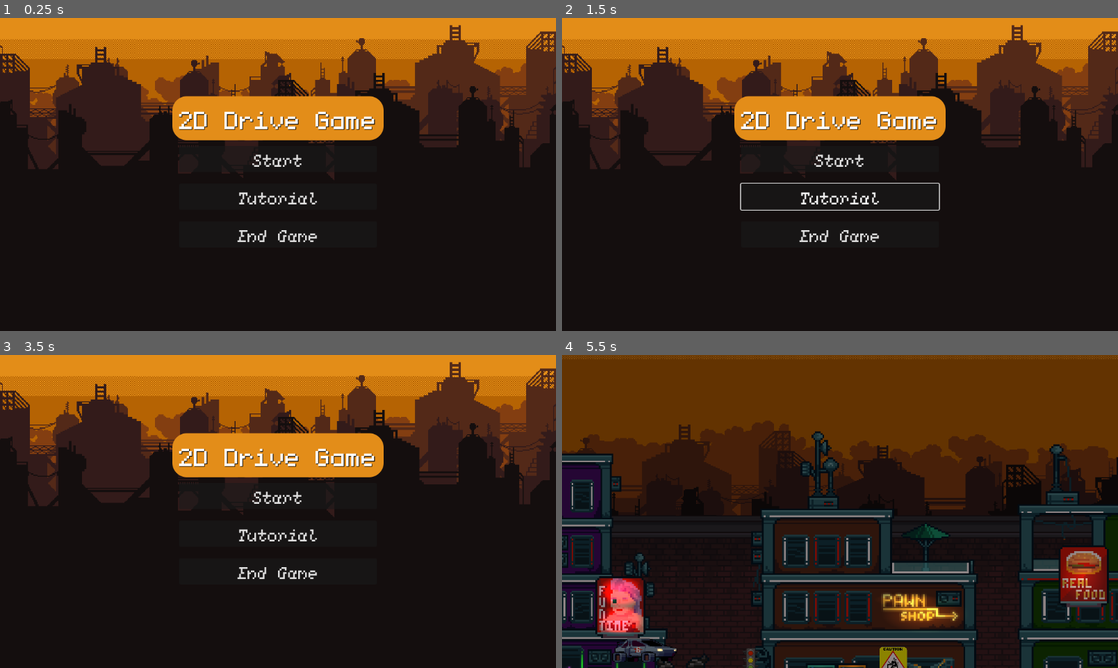
Above: before the commit, frames 1-4 (two rows, left to right).
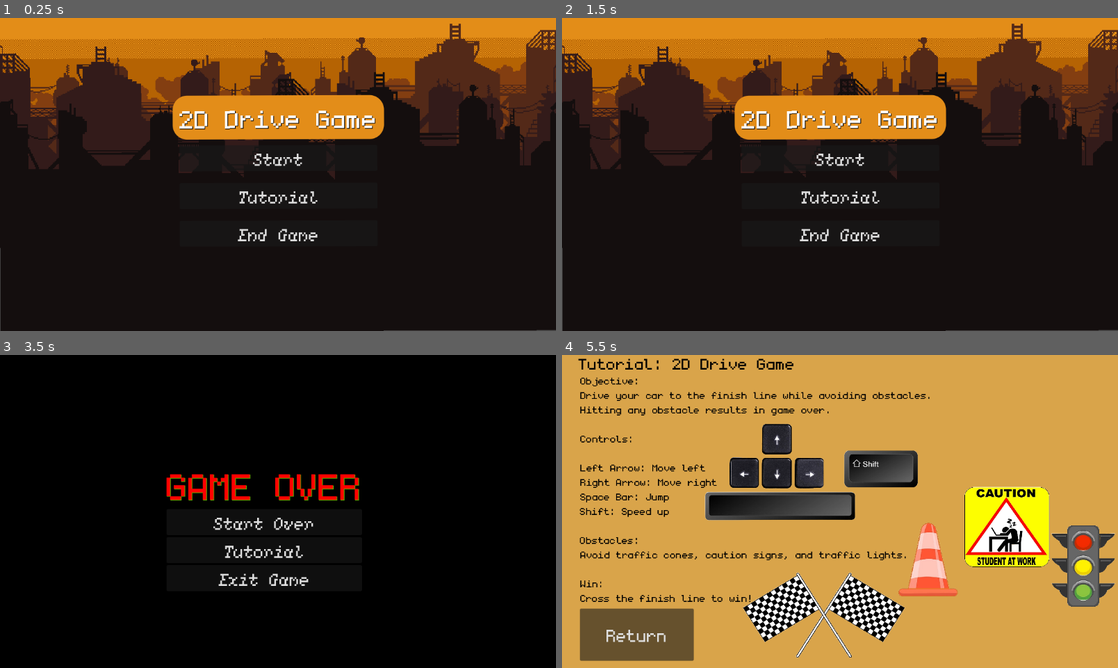
Above: after the commit, the same moments.

Repository: alyssavixp/VideoGameDesignRepoLab3
Game: Godot game, scene res://main_menu/mainmenu.tscn
Two runs of this game, one before a commit and one after it. Both use one fixed random seed, a clock stepped at 60 frames per second and the inputs below.
Inputs (mouse positions are in pixels of both pictures, inside the frame that each line leads up to):
- Up to frame 1 (0.25 s): no input
- Up to frame 2 (1.5 s): click "Tutorial" at 0.5 s; click (634, 296) at 1.25 s, where only the run after the commit has a clickable "Return"
- Up to frame 3 (3.5 s): click "Start" at 2 s; tap Enter (ui_accept) at 2.75, 3.02 s; hold Right (ui_right) from 2.78 s (still down); hold Shift (shift) from 2.78 s (still down)
- Up to frame 4 (5.5 s): release Right (ui_right) at 3.5 s; release Shift (shift) at 3.5 s; click "Tutorial" at 3.5 s; click (840, 495) at 4.25 s, where only the run before the commit has a clickable "Start"; tap Enter (ui_accept) at 5, 5.27 s; hold Right (ui_right) from 5.03 s (still down); tap Shift (shift) at 5.1 s

The runs differ from the first frame. In frame 1, 5.9% of the frame differs, in the area x 0-100%, y 1-100%; in frame 2, 6.2%; in frame 3, 40%; in frame 4, 98%, in the area x 0-100%, y 0-100%.

Commit message:
Add tutorial and game over scene with button functionality

Diff:
--- a/lab3/cautionstudentatworksignobstacle.gd
+++ b/lab3/cautionstudentatworksignobstacle.gd
@@ -13,4 +13,4 @@
 
 func _on_area_2d_body_entered(body: Node2D) -> void:
 	if body.is_in_group("player"):
-		get_tree().change_scene_to_file("res://main_menu/mainmenu.tscn")
+		get_tree().change_scene_to_file("res://gameoverscene.tscn")
--- a/lab3/gameoverscene.gd
+++ b/lab3/gameoverscene.gd
@@ -7,7 +7,7 @@
 
 
 func _on_tutorial_pressed() -> void:
-	pass # Replace with function body.
+	get_tree().change_scene_to_file("res://tutorialscene.tscn")
 
 
 
--- a/lab3/main_menu/mainmenu.gd
+++ b/lab3/main_menu/mainmenu.gd
@@ -16,7 +16,7 @@
 
 
 func _on_tutorial_pressed() -> void:
-	pass # Replace with function body.
+	get_tree().change_scene_to_file("res://tutorialscene.tscn")
 
 
 func _on_exit_pressed() -> void:
--- a/lab3/main_menu/mainmenu.tscn
+++ b/lab3/main_menu/mainmenu.tscn
@@ -26,6 +26,7 @@
 anchor_bottom = 1.0
 grow_horizontal = 2
 grow_vertical = 2
+rotation = -0.00315083
 script = ExtResource("1_fhum4")
 
 [node name="Background" type="TextureRect" parent="."]
--- a/lab3/obstacle.gd
+++ b/lab3/obstacle.gd
@@ -13,4 +13,4 @@
 
 func _on_area_2d_body_entered(body: Node2D) -> void:
 	if body.is_in_group("player"):
-		get_tree().change_scene_to_file("res://main_menu/mainmenu.tscn")
+		get_tree().change_scene_to_file("res://gameoverscene.tscn")
--- a/lab3/trafficlightobstacle.gd
+++ b/lab3/trafficlightobstacle.gd
@@ -13,4 +13,4 @@
 
 func _on_area_2d_body_entered(body: Node2D) -> void:
 	if body.is_in_group("player"):
-		get_tree().change_scene_to_file("res://main_menu/mainmenu.tscn")
+		get_tree().change_scene_to_file("res://gameoverscene.tscn")
--- /dev/null
+++ b/lab3/tutorialscene.gd
@@ -0,0 +1,5 @@
+extends Control
+
+
+func _on_button_pressed() -> void:
+	get_tree().change_scene_to_file("res://main_menu/mainmenu.tscn")
--- /dev/null
+++ b/lab3/tutorialscene.tscn
@@ -0,0 +1,122 @@
+[gd_scene load_steps=11 format=3 uid="uid://3v6qumy163df"]
+
+[ext_resource type="FontFile" uid="uid://dlu2j6no44sdk" path="res://main_font/monogram-extended.ttf" id="1_8y04d"]
+[ext_resource type="FontFile" uid="uid://c0508hsjk2occ" path="res://main_font/monogram.ttf" id="1_hkdlt"]
+[ext_resource type="Script" path="res://tutorialscene.gd" id="1_uy31k"]
+[ext_resource type="Texture2D" uid="uid://dysk8wj70xhgb" path="res://traffic-cone.png" id="2_qj8kj"]
+[ext_resource type="Texture2D" uid="uid://kbx4lpjs3g8f" path="res://traffic_light.png" id="3_6vo13"]
+[ext_resource type="Texture2D" uid="uid://bb1h2b3h4cawl" path="res://cautionstudentsign.png" id="4_3fm8c"]
+[ext_resource type="Texture2D" uid="uid://bjn5nk1px3va6" path="res://arrowkeys.png" id="5_5uuu6"]
+[ext_resource type="Texture2D" uid="uid://dc2j6rvpsvby" path="res://spacebar.png" id="6_aaooc"]
+[ext_resource type="Texture2D" uid="uid://ckdjvl8wv2of7" path="res://turtorialfinishline.png" id="7_al5wr"]
+[ext_resource type="Texture2D" uid="uid://cdowajjjaacoo" path="res://shiftkey.png" id="8_sm358"]
+
+[node name="Tutorialscene" type="Control"]
+layout_mode = 3
+anchors_preset = 8
+anchor_left = 0.5
+anchor_top = 0.5
+anchor_right = 0.5
+anchor_bottom = 0.5
+grow_horizontal = 2
+grow_vertical = 2
+script = ExtResource("1_uy31k")
+
+[node name="ColorRect" type="ColorRect" parent="."]
+layout_mode = 0
+offset_left = -608.0
+offset_top = -387.0
+offset_right = 905.0
+offset_bottom = 430.0
+color = Color(0.85197, 0.644366, 0.291933, 1)
+
+[node name="Label" type="Label" parent="ColorRect"]
+layout_mode = 0
+offset_left = 66.0
+offset_top = 58.0
+offset_right = 584.0
+offset_bottom = 221.0
+theme_override_colors/font_color = Color(0, 0, 0, 1)
+theme_override_fonts/font = ExtResource("1_8y04d")
+theme_override_font_sizes/font_size = 52
+text = "Tutorial: 2D Drive Game"
+
+[node name="Button" type="Button" parent="."]
+layout_mode = 0
+offset_left = -539.0
+offset_top = 201.0
+offset_right = -303.0
+offset_bottom = 309.0
+theme_override_fonts/font = ExtResource("1_8y04d")
+theme_override_font_sizes/font_size = 56
+text = "Return"
+
+[node name="Label" type="Label" parent="."]
+layout_mode = 1
+anchors_preset = 8
+anchor_left = 0.5
+anchor_top = 0.5
+anchor_right = 0.5
+anchor_bottom = 0.5
+offset_left = -538.0
+offset_top = -285.0
+offset_right = 816.0
+offset_bottom = 192.0
+grow_horizontal = 2
+grow_vertical = 2
+theme_override_colors/font_color = Color(0, 0, 0, 1)
+theme_override_fonts/font = ExtResource("1_hkdlt")
+theme_override_font_sizes/font_size = 33
+text = "Objective:
+Drive your car to the finish line while avoiding obstacles.
+Hitting any obstacle results in game over.
+
+Controls:
+
+Left Arrow: Move left
+Right Arrow: Move right
+Space Bar: Jump
+Shift: Speed up
+
+Obstacles:
+Avoid traffic cones, caution signs, and traffic lights.
+
+Win:
+Cross the finish line to win!"
+
+[node name="Traffic-cone" type="Sprite2D" parent="."]
+position = Vector2(182, 106)
+scale = Vector2(0.561111, 0.558333)
+texture = ExtResource("2_qj8kj")
+
+[node name="TrafficLight" type="Sprite2D" parent="."]
+position = Vector2(504, 113)
+scale = Vector2(0.5275, 0.48)
+texture = ExtResource("3_6vo13")
+
+[node name="Cautionstudentsign" type="Sprite2D" parent="."]
+position = Vector2(346, 57)
+scale = Vector2(0.216391, 0.203854)
+texture = ExtResource("4_3fm8c")
+
+[node name="Arrowkeys" type="Sprite2D" parent="."]
+position = Vector2(-132, -108)
+scale = Vector2(0.375817, 0.398284)
+texture = ExtResource("5_5uuu6")
+
+[node name="Spacebar" type="Sprite2D" parent="."]
+position = Vector2(-124, -11)
+scale = Vector2(1.075, 1.06944)
+texture = ExtResource("6_aaooc")
+
+[node name="Turtorialfinishline" type="Sprite2D" parent="."]
+position = Vector2(-37, 234)
+scale = Vector2(0.404, 0.391)
+texture = ExtResource("7_al5wr")
+
+[node name="Shiftkey" type="Sprite2D" parent="."]
+position = Vector2(85, -88)
+scale = Vector2(0.527778, 0.491667)
+texture = ExtResource("8_sm358")
+
+[connection signal="pressed" from="Button" to="." method="_on_button_pressed"]
Binary file added: lab3/arrowkeys.png
Not shown, added: lab3/arrowkeys.png.import
Binary file added: lab3/shiftkey.png
Not shown, added: lab3/shiftkey.png.import
Binary file added: lab3/spacebar.png
Not shown, added: lab3/spacebar.png.import
Binary file added: lab3/turtorialfinishline.png
Not shown, added: lab3/turtorialfinishline.png.import
